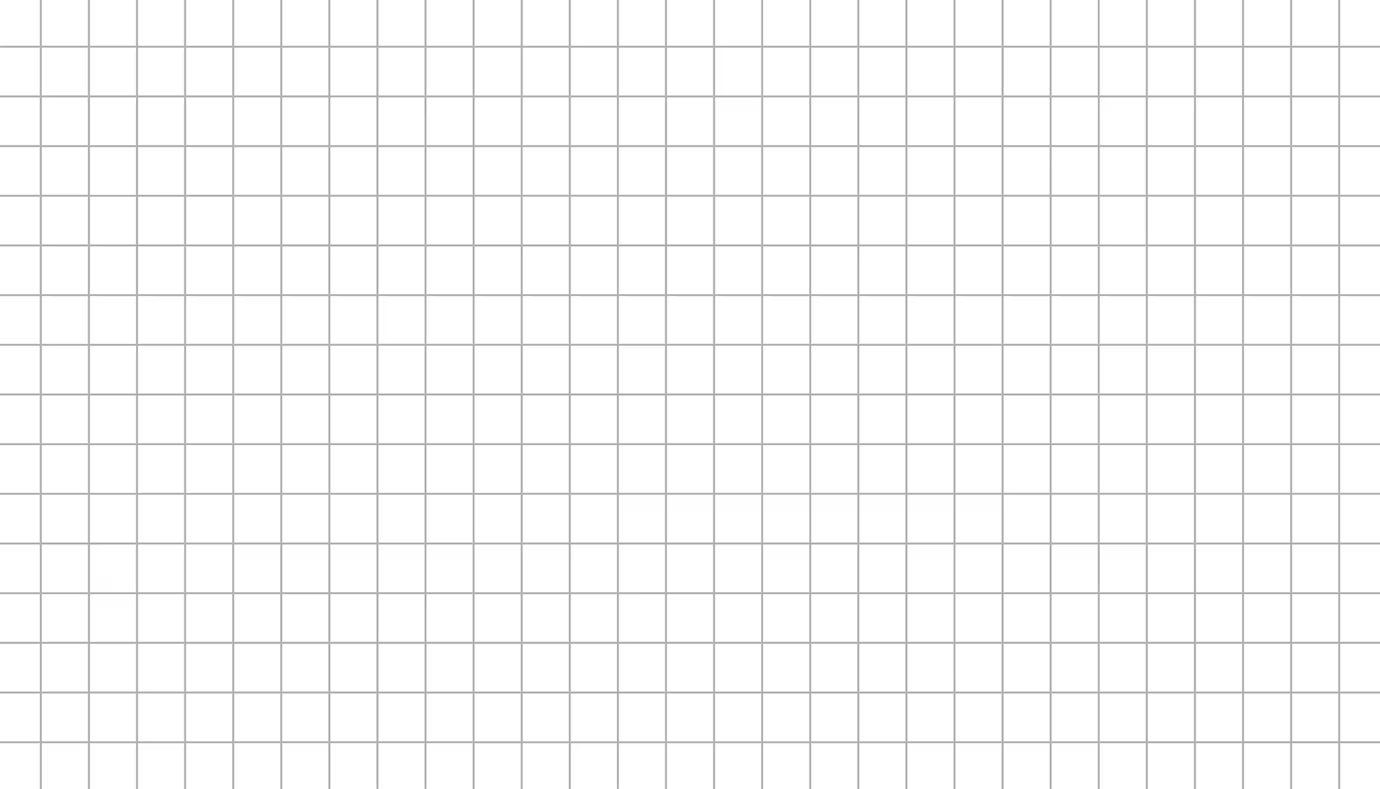
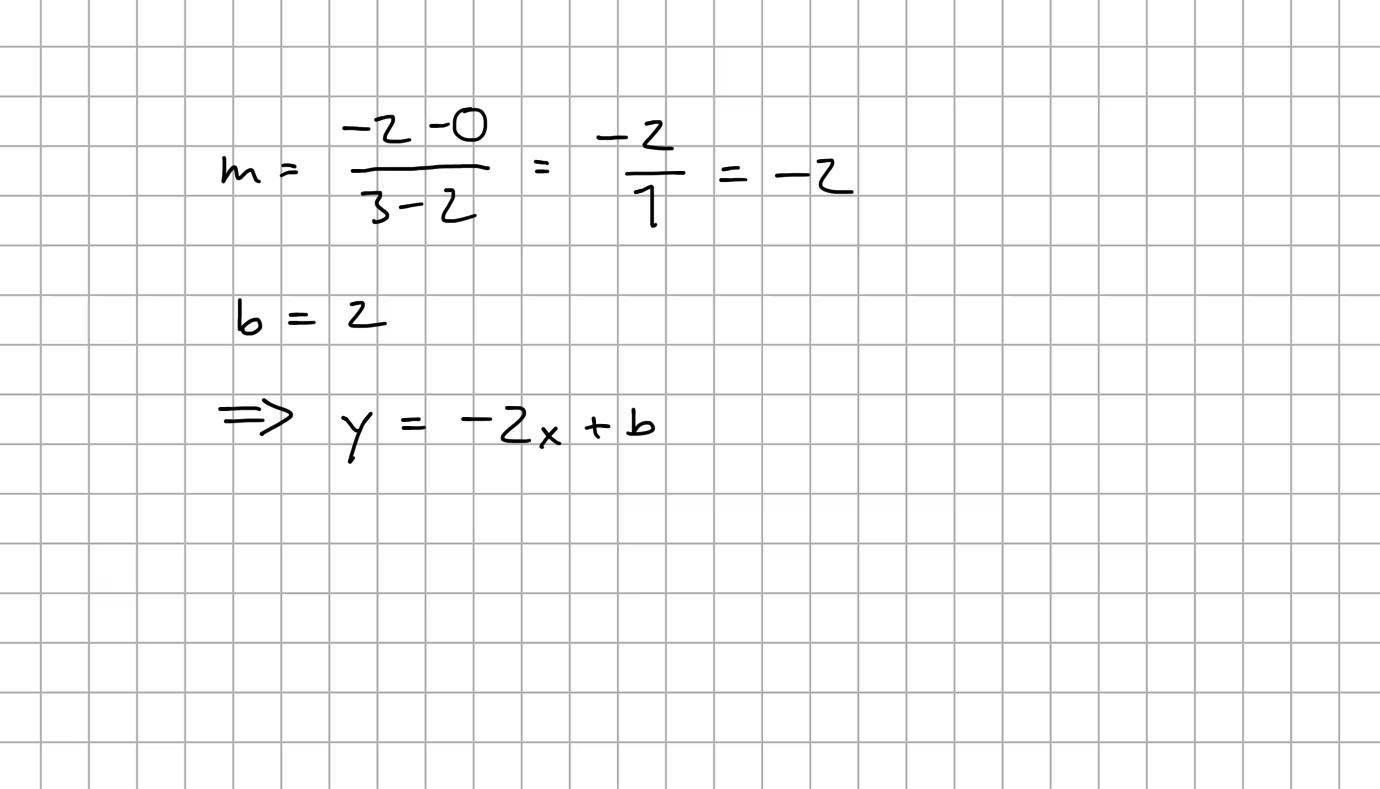
Layers edited between the first and the second 1380×789 image:
added layer "17b_wrong" above "17b_correct" over box(218, 107, 854, 464)
